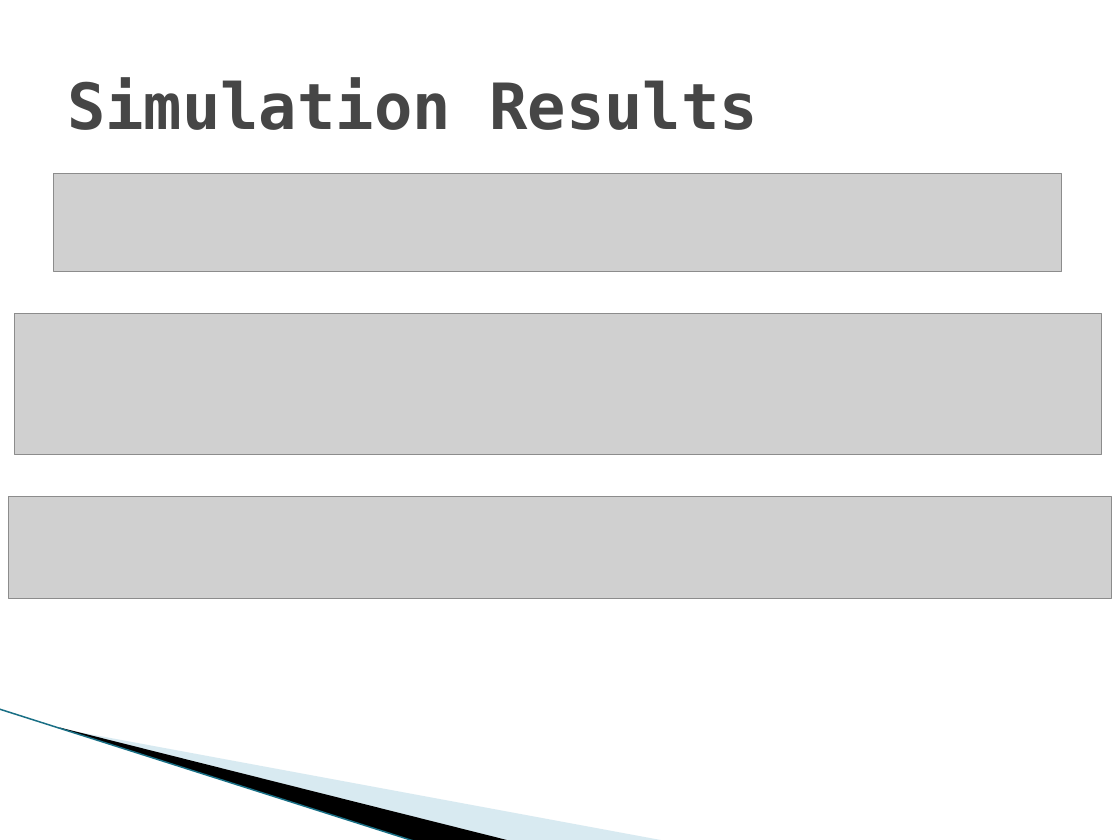
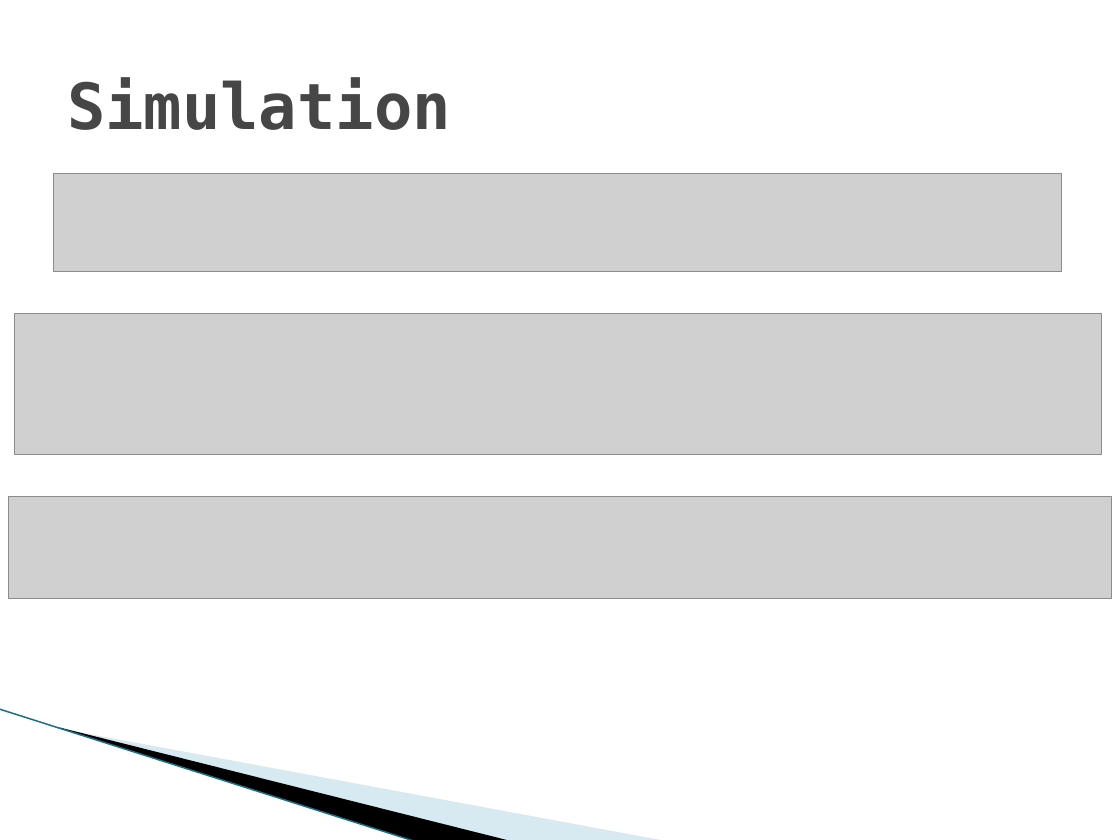
Before and after one commit to nz-Mark-Y/Object-Detection-SoC, a slide deck: slide 3 of documentation/Phase2.pptx. Drawn at 1120x840 pixels with LibreOffice and Linux fonts; fonts in the diff are those of the drawing; grey boxes stand for pictures; background and template pictures are left out. Boxes give left, top, right and bottom in pixels: in the first picture for what was removed or moved away, otherwise in the second. Text is boxed around its words. In the diff, an @@ line names an element or a change of style, - is before the commit and + after.

```diff
--- a/documentation/Phase2.pptx
+++ b/documentation/Phase2.pptx
@@ title at (67, 77, 451, 130): text changed @@
-Simulation Results
+Simulation
```
Also in this commit, not shown: 5 other slides changed.
